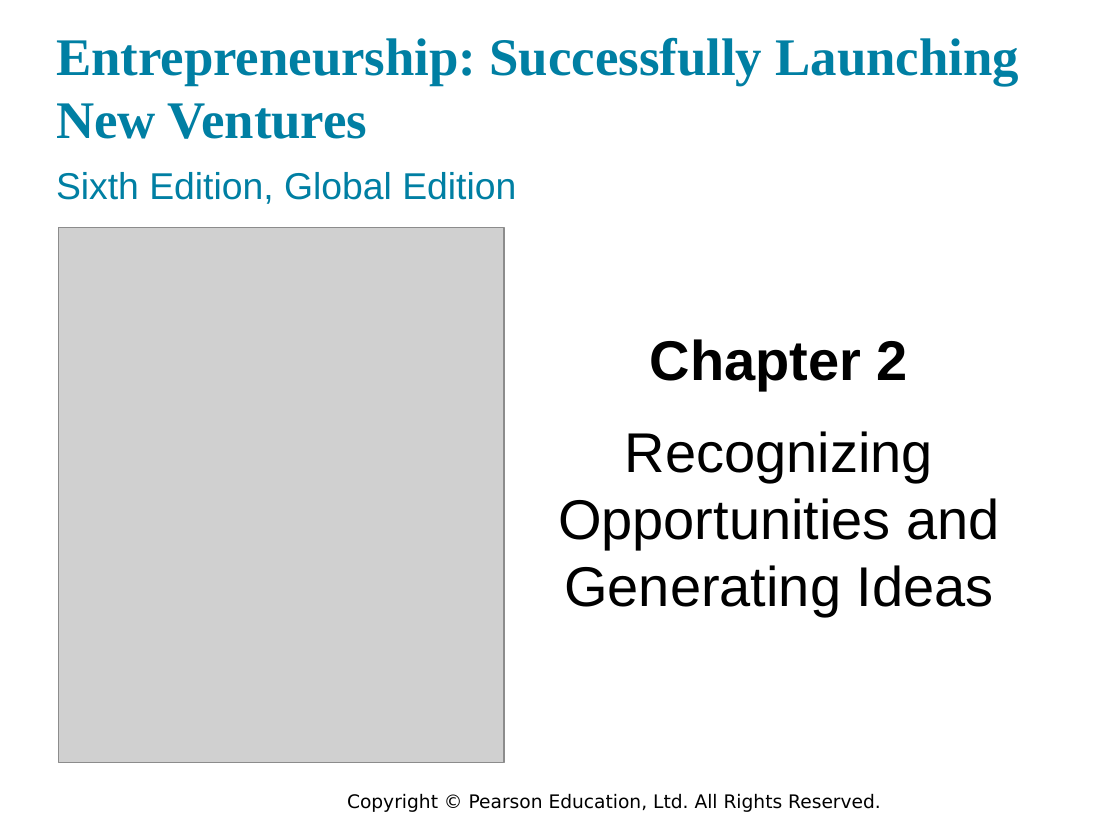
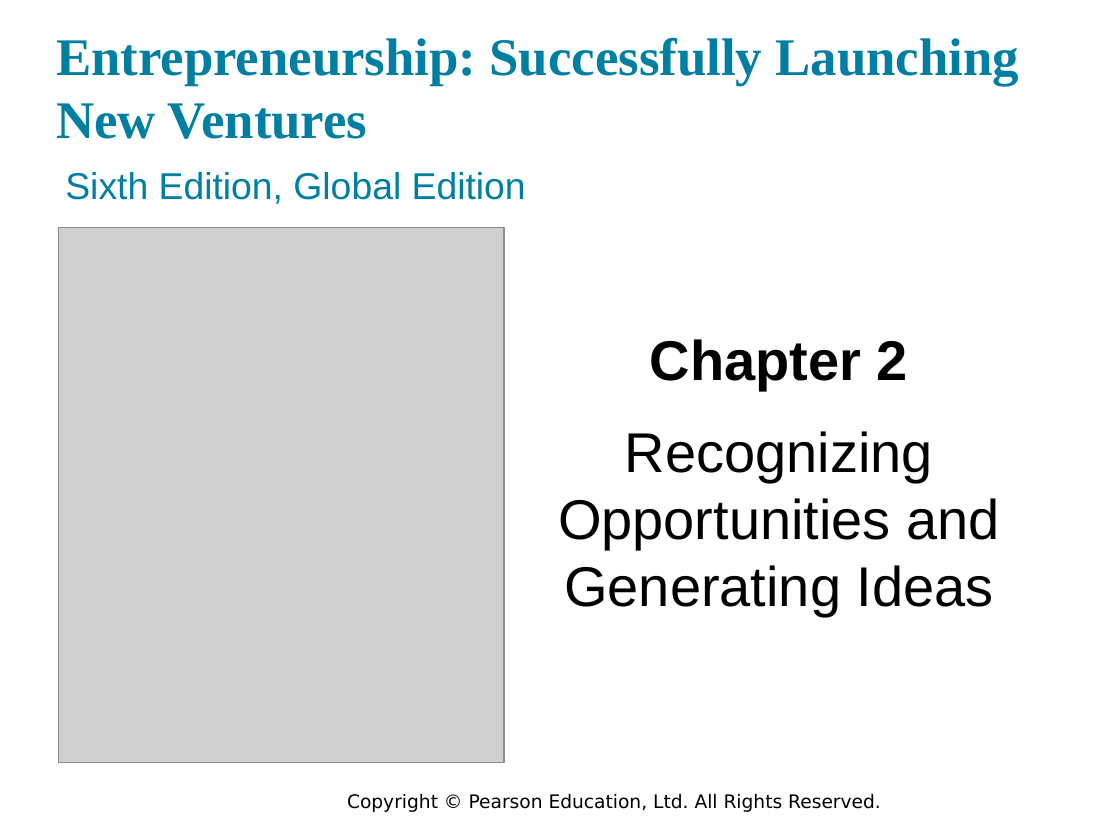
Before and after one commit to LubabaKhalid/Semester07, a slide deck: slide 1 of Entreprenuership/barringer_ent6_chapt_02.pptx. Drawn at 1120x840 pixels with LibreOffice and Linux fonts; fonts in the diff are those of the drawing; grey boxes stand for pictures; background and template pictures are left out. Boxes give left, top, right and bottom in pixels: in the first picture for what was removed or moved away, otherwise in the second. Text is boxed around its words. In the diff, an @@ line names an element or a change of style, - is before the commit and + after.

```diff
--- a/Entreprenuership/barringer_ent6_chapt_02.pptx
+++ b/Entreprenuership/barringer_ent6_chapt_02.pptx
@@ text "Sixth Edition, Global Edition": place and size @@
-text "Sixth Edition, Global Edition" at bbox=[56, 172, 516, 204]
+text "Sixth Edition, Global Edition" at bbox=[65, 172, 526, 204]
```
Also in this commit, not shown: 3 other files.
